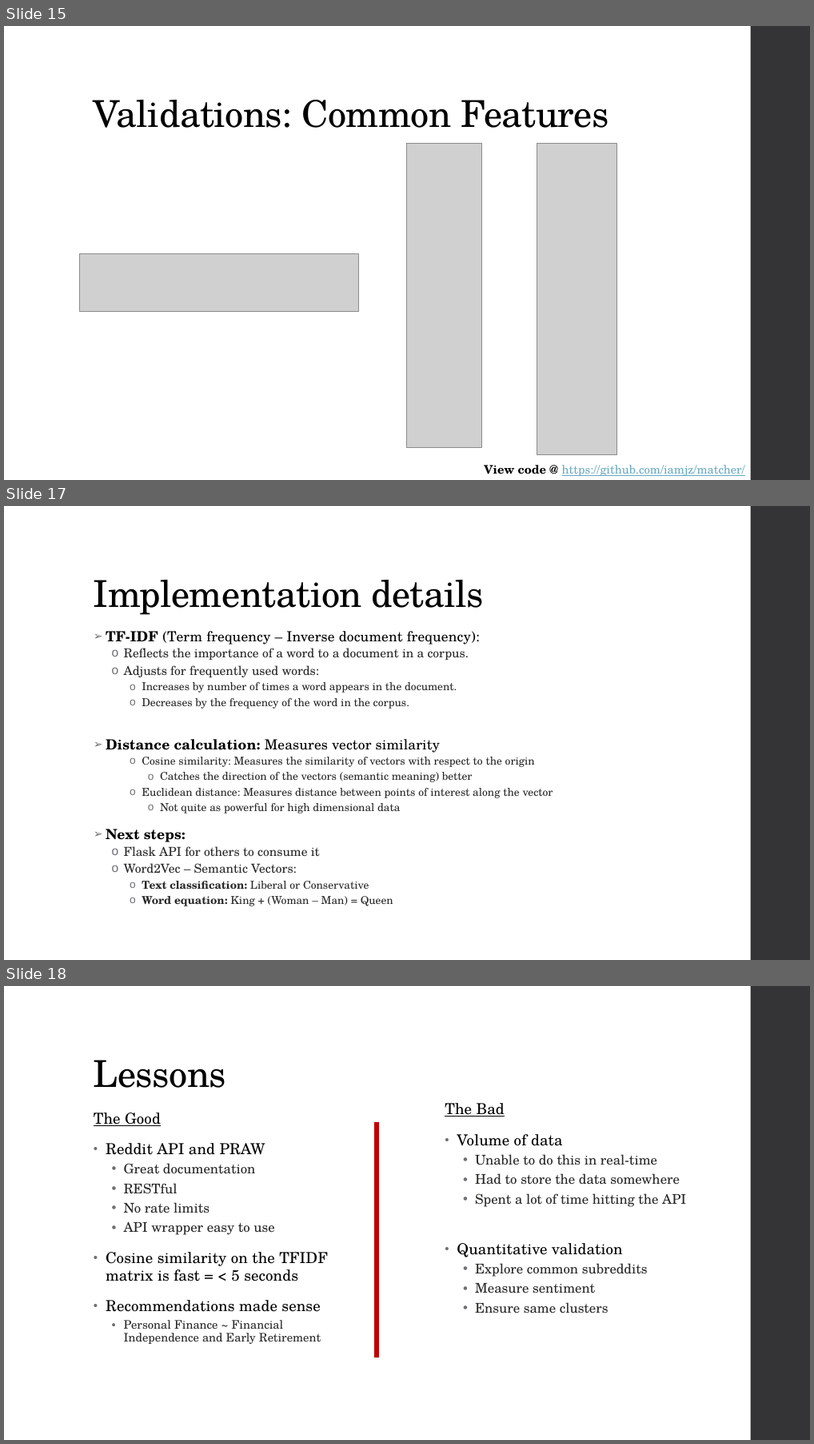
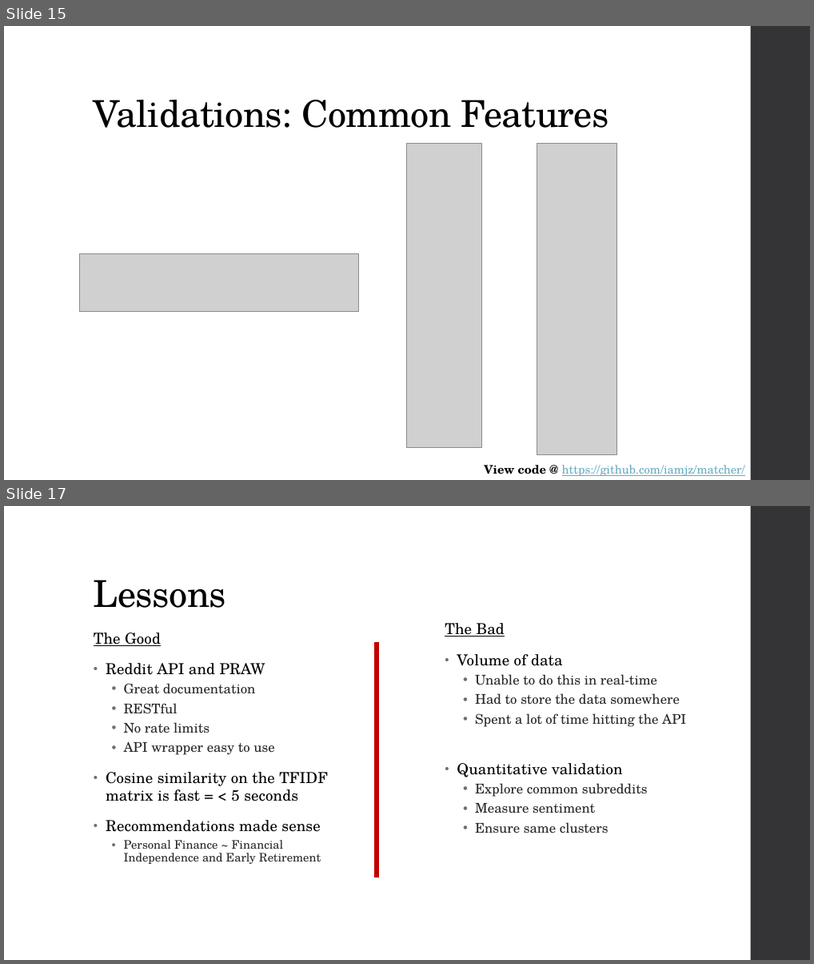
Before and after one commit to iamjz/Network-Recommendation-Engine, a slide deck: NetworkRecommendationEngine_Capstone_LZHAO.pptx. Shown one above the other, each under a label of ours: slides 15, 17 and 18 before the commit, slides 15 and 17 after it; the slides between them are not shown. The pictures are 814x1444 and 814x964 pixels, drawn with LibreOffice and Linux fonts; fonts in the diff are those of the drawing; grey boxes stand for pictures. Boxes give left, top, right and bottom in pixels: in the first picture for what was removed or moved away, otherwise in the second. Text is boxed around its words. In the diff, an @@ line names an element or a change of style, - is before the commit and + after.

```diff
--- a/NetworkRecommendationEngine_Capstone_LZHAO.pptx
+++ b/NetworkRecommendationEngine_Capstone_LZHAO.pptx
@@ slide 17 removed at (4, 506, 810, 960), background #FFFFFF; not listed: 1 template element that a slide beside it also shows @@
@@ title removed at (94, 580, 484, 615) @@
-Implementation details
@@ text removed at (106, 631, 554, 906) @@
-➢ TF-IDF (Term frequency – Inverse document frequency):
-  o Reflects the importance of a word to a document in a corpus.
-  o Adjusts for frequently used words:
-    o Increases by number of times a word appears in the document.
-    o Decreases by the frequency of the word in the corpus.
-➢ Distance calculation: Measures vector similarity
-    o Cosine similarity: Measures the similarity of vectors with respect to the origin
-      o Catches the direction of the vectors (semantic meaning) better
-    o Euclidean distance: Measures distance between points of interest along the vector
-      o Not quite as powerful for high dimensional data
-➢ Next steps:
-  o Flask API for others to consume it
-  o Word2Vec – Semantic Vectors:
-    o Text classification: Liberal or Conservative
-    o Word equation: King + (Woman – Man) = Queen
@@ what was slide 18 is now slide 17 @@
```
Also in this commit, not shown: 7 slides changed, 1 slide added, 2 other files.
